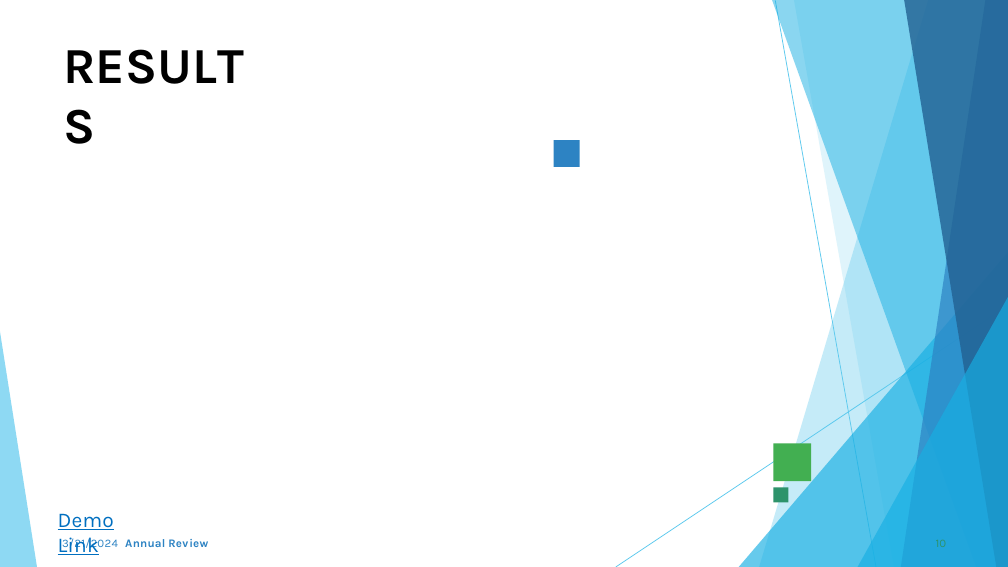
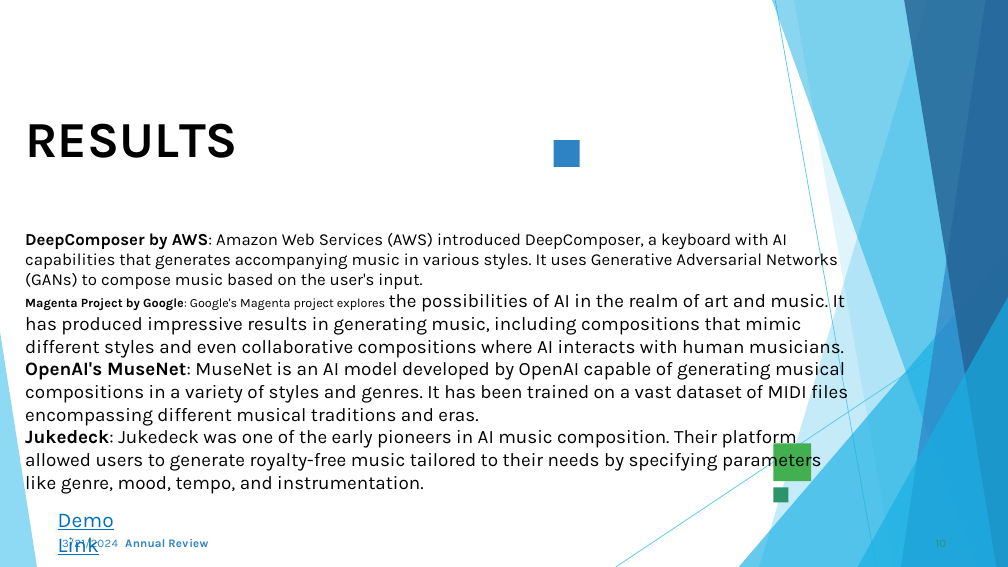
Before and after one commit to purushoth66/naan-mudhalvan, a slide deck: slide 10 of music composition.pptx. Drawn at 1008x567 pixels with LibreOffice and Linux fonts; fonts in the diff are those of the drawing; background and template pictures are left out. Boxes give left, top, right and bottom in pixels: in the first picture for what was removed or moved away, otherwise in the second. Text is boxed around its words. In the diff, an @@ line names an element or a change of style, - is before the commit and + after.

```diff
--- a/music composition.pptx
+++ b/music composition.pptx
@@ title removed at (x1=63, y1=32, x2=265, y2=95) @@
-RESULTS
@@ title added at (x1=25, y1=123, x2=848, y2=495), 18 pt, text #000000 @@
+RESULTS
+DeepComposer by AWS: Amazon Web Services (AWS) introduced DeepComposer, a keyboard with AI capabilities that generates accompanying music in various styles. It uses Generative Adversarial Networks (GANs) to compose music based on the user's input.
+Magenta Project by Google: Google's Magenta project explores the possibilities of AI in the realm of art and music. It has produced impressive results in generating music, including compositions that mimic different styles and even collaborative compositions where AI interacts with human musicians.
+OpenAI's MuseNet: MuseNet is an AI model developed by OpenAI capable of generating musical compositions in a variety of styles and genres. It has been trained on a vast dataset of MIDI files encompassing different musical traditions and eras.
+Jukedeck: Jukedeck was one of the early pioneers in AI music composition. Their platform allowed users to generate royalty-free music tailored to their needs by specifying parameters like genre, mood, tempo, and instrumentation.
```
Also in this commit, not shown: 1 other slide changed.
